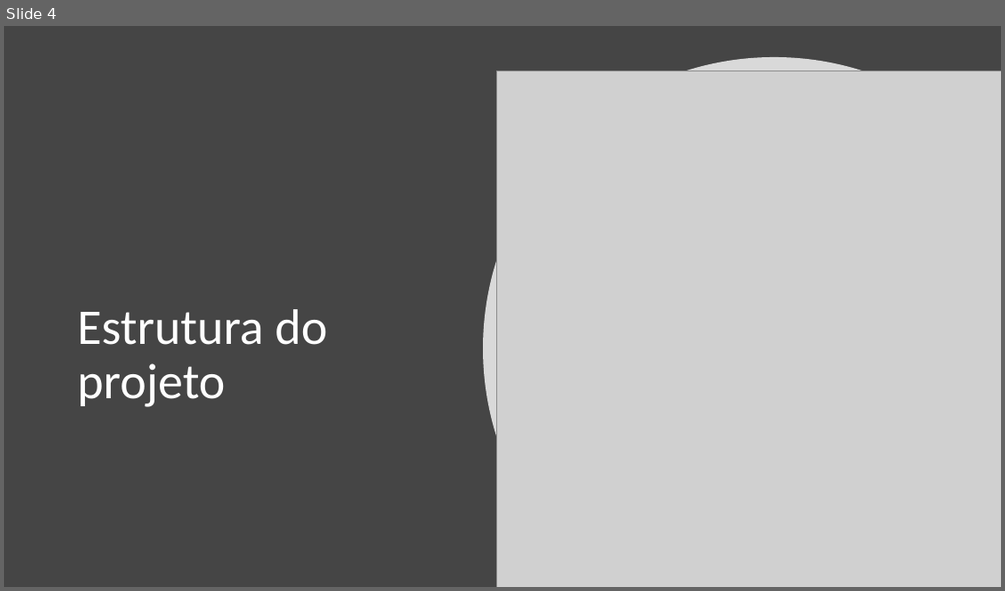
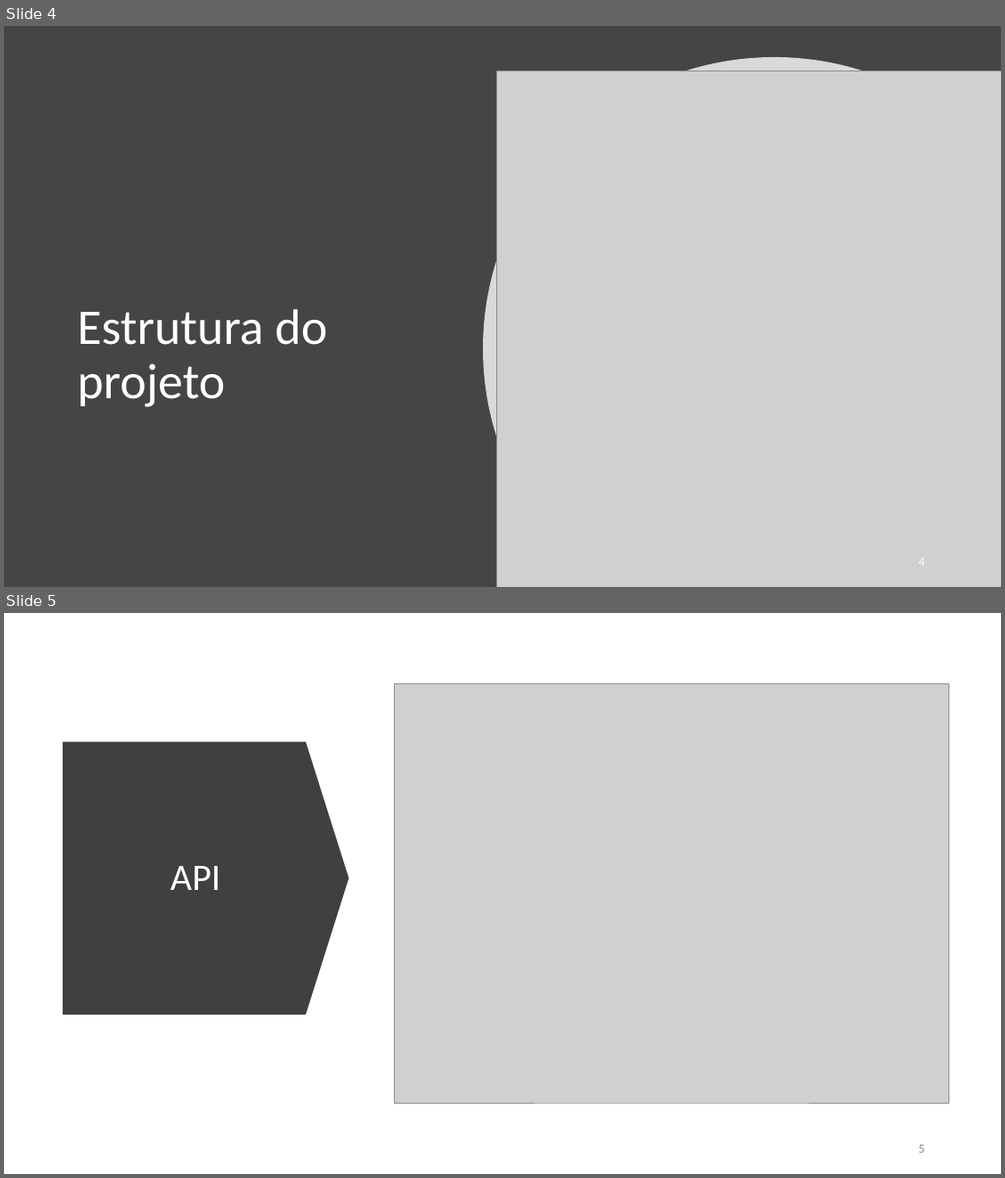
Before and after one commit to razorlace13/projeto21-22, a slide deck: documentos/ApresentacaoFinal.pptx. Shown one above the other, each under a label of ours: slide 4 before the commit, slides 4 and 5 after it. The pictures are 1005x591 and 1005x1178 pixels, drawn with LibreOffice and Linux fonts; fonts in the diff are those of the drawing; grey boxes stand for pictures. Boxes give left, top, right and bottom in pixels: in the first picture for what was removed or moved away, otherwise in the second. Text is boxed around its words. In the diff, an @@ line names an element or a change of style, - is before the commit and + after.

```diff
--- a/documentos/ApresentacaoFinal.pptx
+++ b/documentos/ApresentacaoFinal.pptx
@@ slide 5 added at (4,613,1001,1174), background #FFFFFF @@
@@ picture added at (395,684,949,1103) @@
@@ down arrow added at (63,742,349,1014), fill #404040 @@
@@ title added at (170,866,220,890), 36 pt, text #FFFFFF @@
+API
@@ page number added at (918,1144,924,1152), 12 pt, text #8C8C8C @@
+5
@@ slide 4 changed as well @@
@@ page number added at (918,558,924,564), 12 pt, text #FFFFFF @@
+4
```
Also in this commit, not shown: 11 other slides changed, 2 other slides added, 1 other file.
